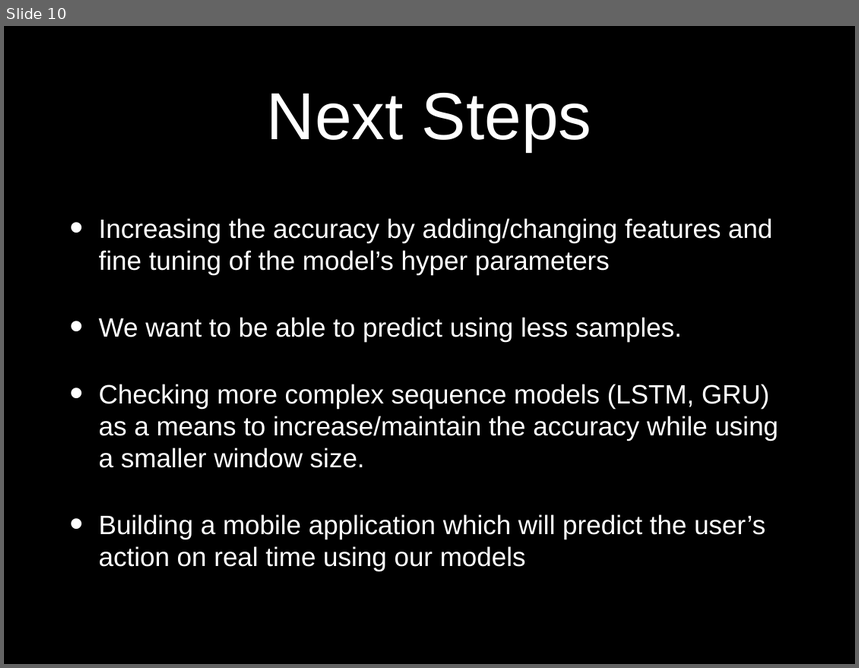
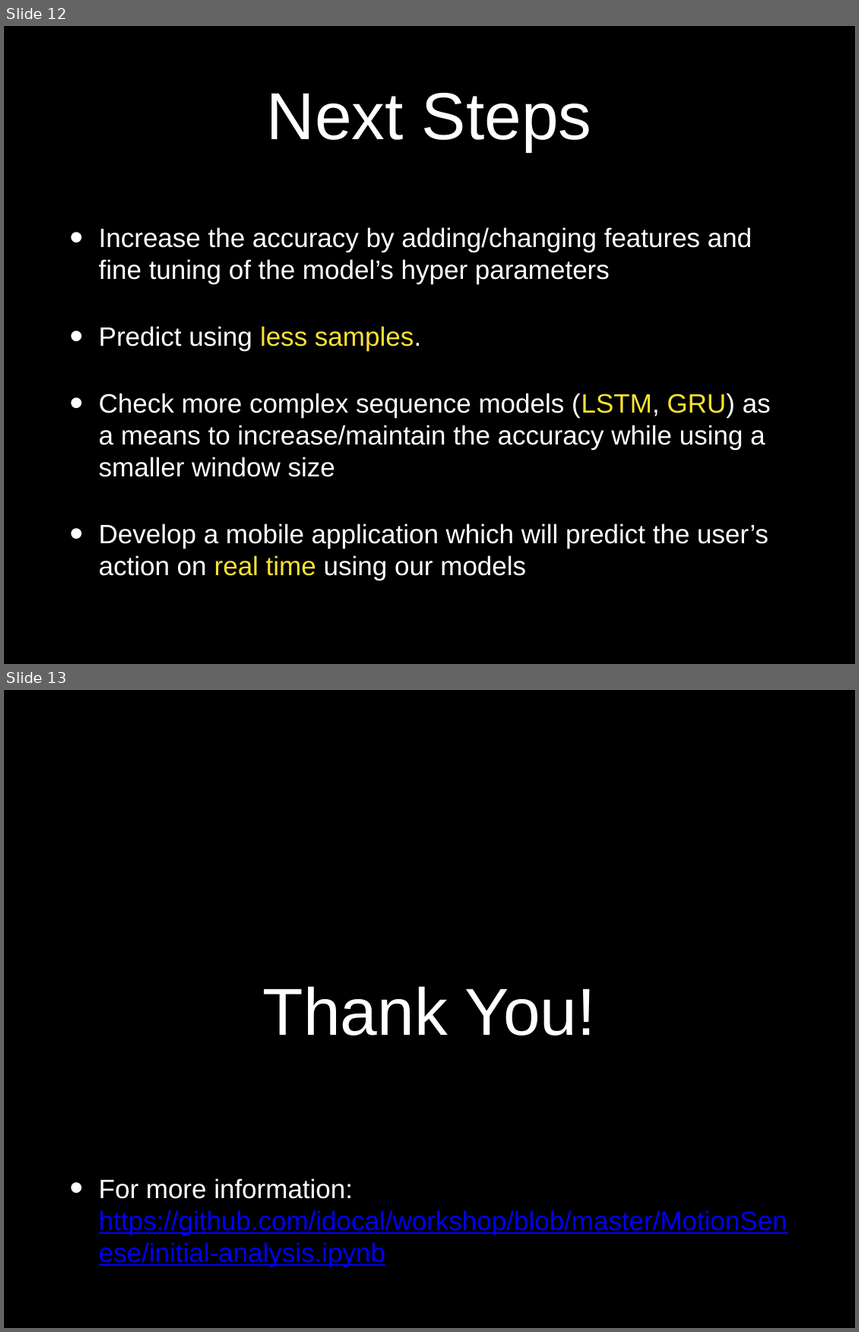
Before and after one commit to idocal/motionsense, a slide deck: MotionSenese/presentations/Presentation2.pptx. Shown one above the other, each under a label of ours: slide 10 before the commit, slides 12 and 13 after it. The pictures are 859x668 and 859x1332 pixels, drawn with LibreOffice and Linux fonts; fonts in the diff are those of the drawing; background and template pictures are left out. Boxes give left, top, right and bottom in pixels: in the first picture for what was removed or moved away, otherwise in the second. Text is boxed around its words. In the diff, an @@ line names an element or a change of style, - is before the commit and + after.

```diff
--- a/MotionSenese/presentations/Presentation2.pptx
+++ b/MotionSenese/presentations/Presentation2.pptx
@@ slide 13 added at (4, 690, 855, 1328), background picture (left out) @@
@@ title added at (263, 986, 596, 1036), 80 pt, text #FFFFFF @@
+Thank You!
@@ text added at (99, 1179, 788, 1267), 32 pt, text #0000FF, underline @@
+• For more information:
+  https://github.com/idocal/workshop/blob/master/MotionSenese/initial-analysis.ipynb
@@ what was slide 10 is now slide 12 @@
@@ slide 12 changed as well @@
@@ text at (99, 227, 771, 581): text changed @@
-• Increasing the accuracy by adding/changing features and fine tuning of the model’s hyper parameters
-• We want to be able to predict using less samples.
-• Checking more complex sequence models (LSTM, GRU) as a means to increase/maintain the accuracy while using a smaller window size.
-• Building a mobile application which will predict the user’s action on real time using our models
+• Increase the accuracy by adding/changing features and fine tuning of the model’s hyper parameters
+• Predict using less samples.
+• Check more complex sequence models (LSTM, GRU) as a means to increase/maintain the accuracy while using a smaller window size
+• Develop a mobile application which will predict the user’s action on real time using our models
```
Also in this commit, not shown: 6 other slides changed, 5 other slides added, 4 slides removed, 3 other files.
